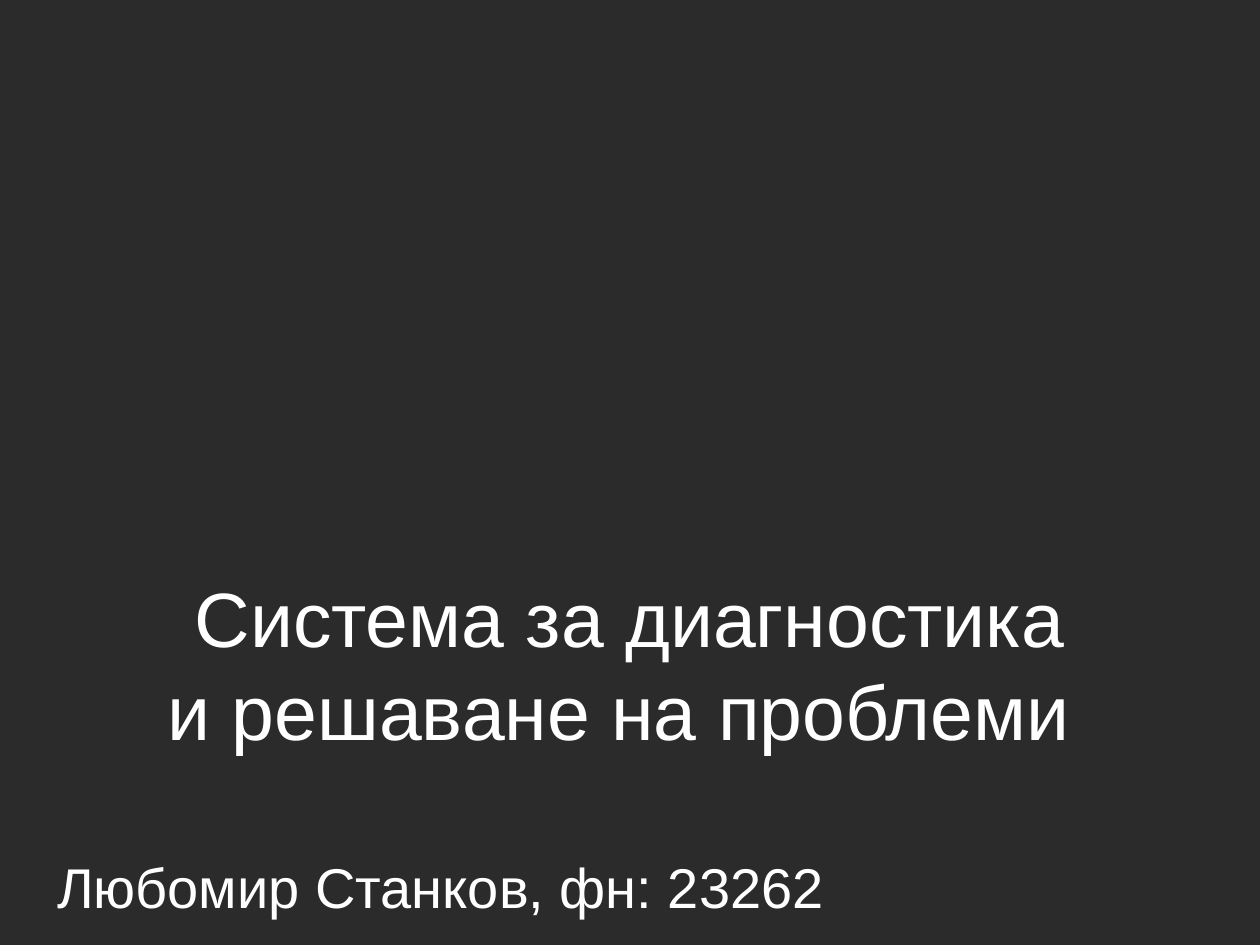
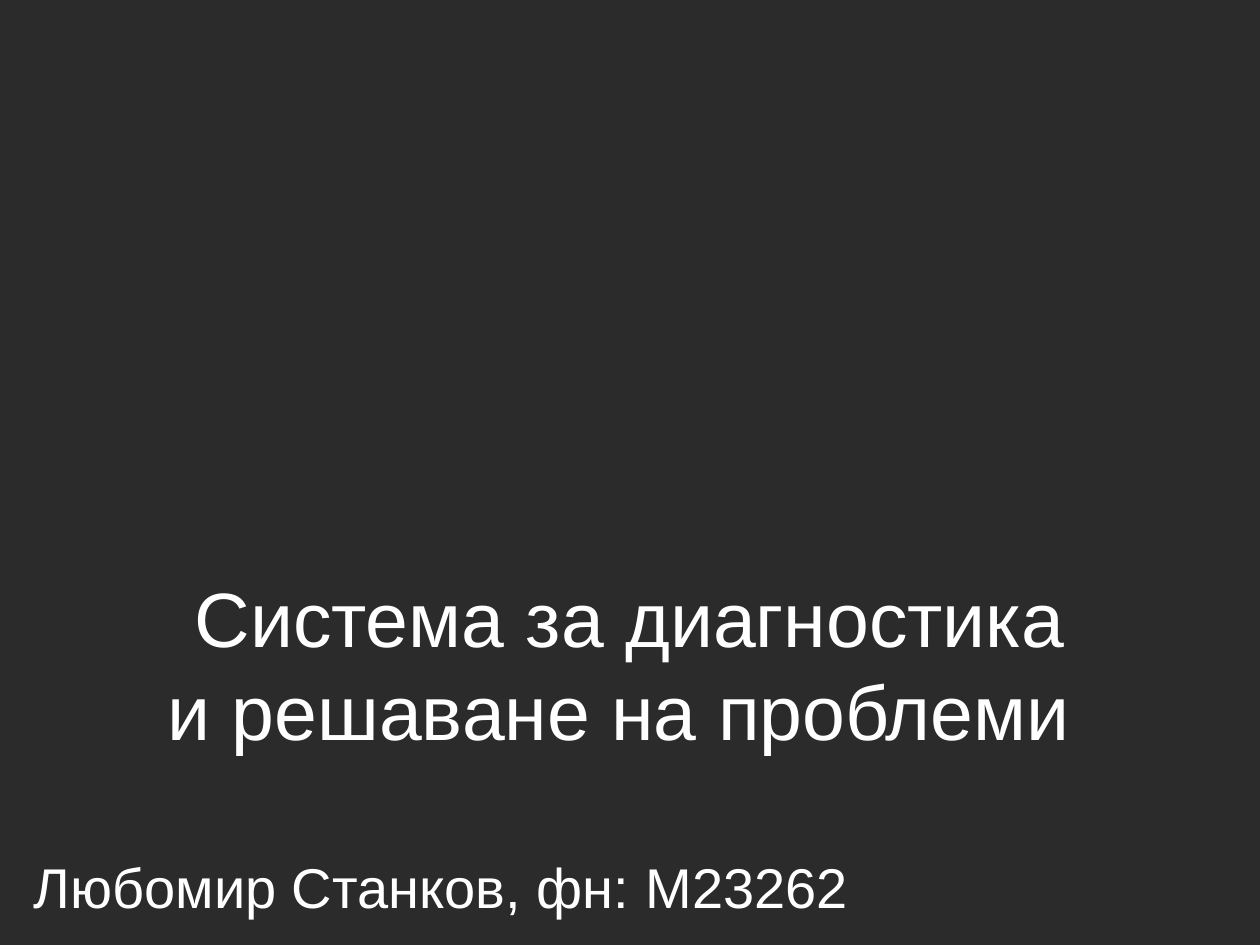
Before and after one commit to bubata85/problem_solver, a slide deck: slide 1 of docs/official/problem_solver.ppt. Drawn at 1260x945 pixels with LibreOffice and Linux fonts; fonts in the diff are those of the drawing; background and template pictures are left out; a plain dark background stands for a picture behind light text. Boxes give left, top, right and bottom in pixels: in the first picture for what was removed or moved away, otherwise in the second. Text is boxed around its words. In the diff, an @@ line names an element or a change of style, - is before the commit and + after.

```diff
--- a/docs/official/problem_solver.ppt
+++ b/docs/official/problem_solver.ppt
@@ subtitle at (34,867,848,918): text changed @@
-Любомир Станков, фн: 23262
+Любомир Станков, фн: M23262
```
Also in this commit, not shown: 1 slide added, 1 slide removed, 2 other files.
